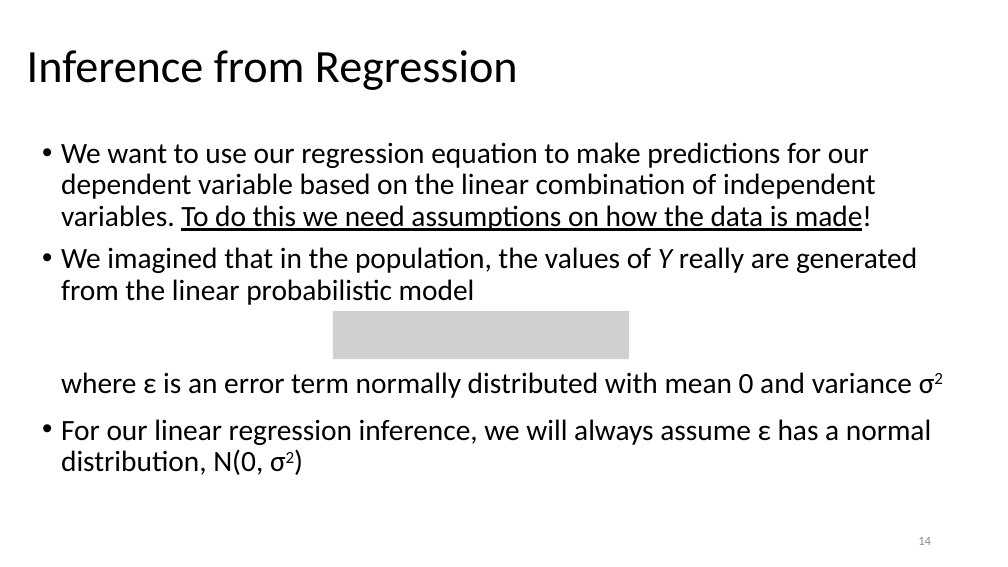
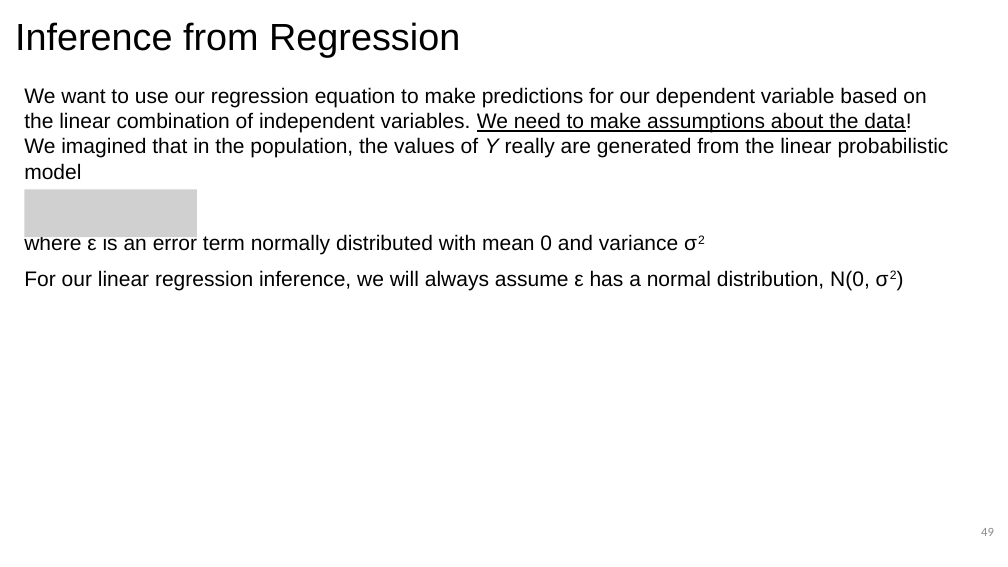
Before and after one commit to issues-osu/statsii-spring2026, a slide deck: slide 49 of slides/MLR/lecture.pptx (slide 14 before the commit). Drawn at 1008x567 pixels with LibreOffice and Linux fonts; fonts in the diff are those of the drawing; grey boxes stand for pictures. Boxes give left, top, right and bottom in pixels: in the first picture for what was removed or moved away, otherwise in the second. Text is boxed around its words. In the diff, an @@ line names an element or a change of style, - is before the commit and + after.

```diff
--- a/slides/MLR/lecture.pptx
+++ b/slides/MLR/lecture.pptx
@@ title "Inference from Regression": place and size @@
-title "Inference from Regression" at [27, 50, 518, 90]
+title "Inference from Regression" at [15, 22, 460, 57]
@@ title "Inference from Regression" at [15, 22, 460, 57]: size 44 to 36 pt, font Calibri to Arial; line spacing 0.9 to 1; vertical alignment middle to top @@
@@ text at [24, 87, 926, 133]: text changed; size 28 to 20 pt; font Calibri to Arial @@
-• We want to use our regression equation to make predictions for our dependent variable based on the linear combination of independent variables. To do this we need assumptions on how the data is made!
+We want to use our regression equation to make predictions for our dependent variable based on the linear combination of independent variables. We need to make assumptions about the data!
@@ text "We want to use our ...": place and size @@
-text "We want to use our ..." at [61, 142, 931, 475]
+text "We want to use our ..." at [24, 87, 949, 290]
@@ text at [24, 137, 949, 290]: size 28 to 20 pt, font Calibri to Arial in "We imagined that in the population, the ...", "where ε is an error term normally ...", "For our linear regression inference, we will ..."; bullet • to none; line spacing 0.9 to 1; less space between paragraphs; indent changed @@
@@ picture added at [24, 189, 197, 237] @@
@@ picture removed at [333, 312, 628, 359] @@
@@ page number removed at [918, 537, 931, 545] @@
-14
@@ page number added at [981, 528, 994, 536], 12 pt, text #8C8C8C @@
+49
```
Also in this commit, not shown: 70 other slides changed, 31 slides added, 29 slides removed.
